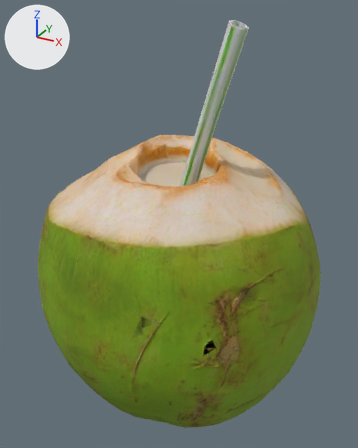
A saved change to the glTF model assets/w3coconut.glb.
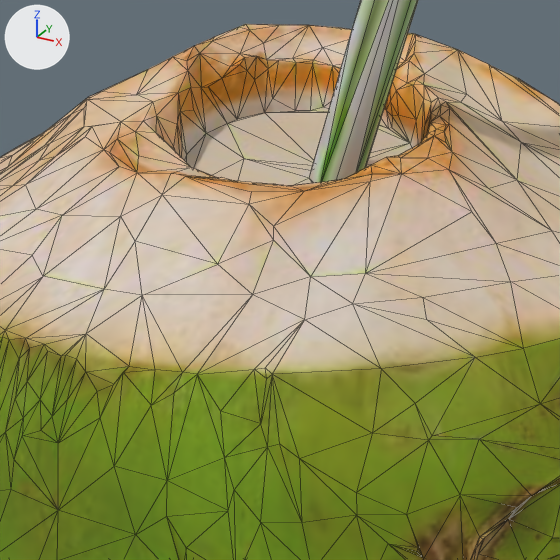
The first picture shows the older version from a 50 mm lens placed at (0.146, -0.267, 0.267), pointed at (-0.001, 0.001, 0.133). The close-ups show the older and then the newer version on the part from 23% to 73% of the width and 28% to 69% of the height of that picture. Only the edits that show in the close-ups are written down. Every picture has the same lights, and +X, +Y and +Z are marked at upper left. The close-ups show mesh edges as thin lines. Where no turn or scale is listed for an object, it has been applied to the vertices.

The scene before the commit, as lines of its bpy script (objects in view):
```python
me_output_unwrapped = bpy.data.meshes.new('output_unwrapped')
me_output_unwrapped.from_pydata(...)  # 1546 vertices, 3078 faces; spans x -0.095..0.095, y -0.095..0.095, z -0.13..0.13
me_output_unwrapped.materials.append(mat_bakedmaterial)
ob_output_unwrapped = bpy.data.objects.new('output_unwrapped', me_output_unwrapped)
ob_output_unwrapped.location = (0.0, 0.0, 0.1299)
```
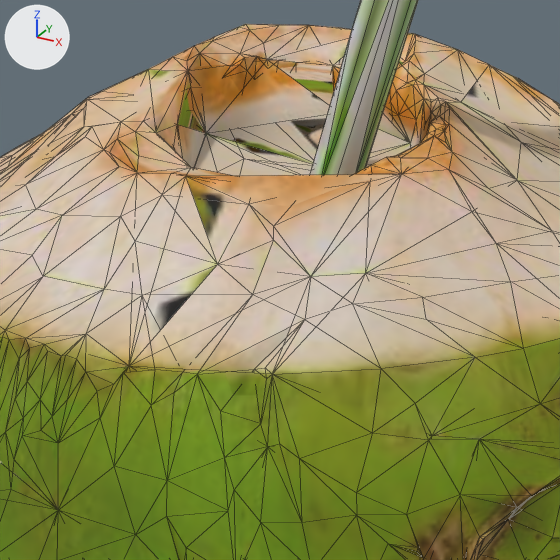
Changed parts and their boxes (x1, y1, x2, y2) in the close-ups (560 x 560 px):
```json
{"object": "w3coconut_far", "change": "added", "after": [0, 0, 560, 493], "on screen": "beige"}
```

Scene script edits in JSON lines:
```json
{"op": "add", "block": "me_w3coconut_far", "code": ["me_w3coconut_far = bpy.data.meshes.new('w3coconut_far')", "me_w3coconut_far.from_pydata(...)  # 252 vertices, 500 faces; spans x -0.094..0.094, y -0.095..0.095, z -0.13..0.13", "me_w3coconut_far.materials.append(mat_bakedmaterial)"]}
{"op": "add", "block": "ob_w3coconut_far", "code": ["ob_w3coconut_far = bpy.data.objects.new('w3coconut_far', me_w3coconut_far)", "ob_w3coconut_far.location = (-0.0007, 0.0005, 0.1302)"]}
```
